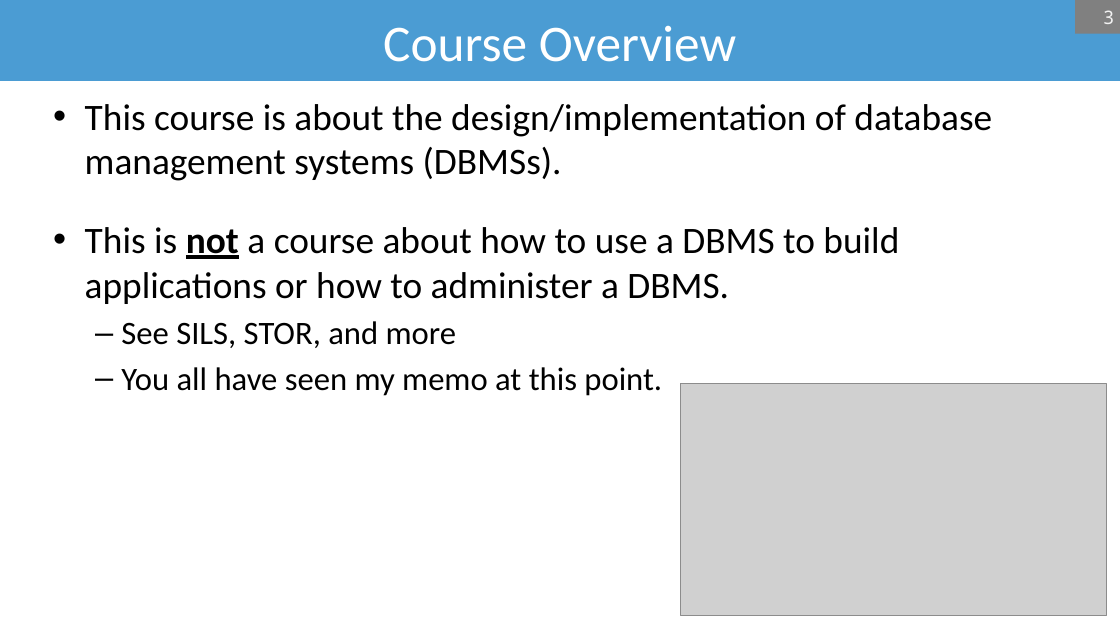
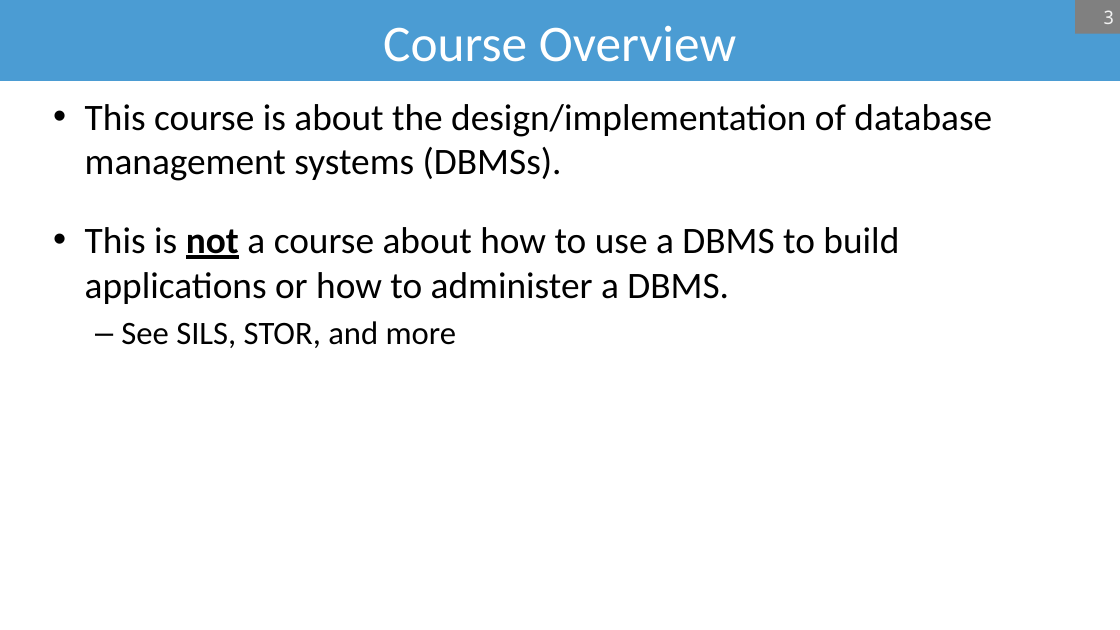
Before and after one commit to bsb20/bsb20.github.io, a slide deck: slide 3 of docs/421_f26/lectures/L0.pptx. Drawn at 1120x630 pixels with LibreOffice and Linux fonts; fonts in the diff are those of the drawing; grey boxes stand for pictures; background and template pictures are left out. Boxes give left, top, right and bottom in pixels: in the first picture for what was removed or moved away, otherwise in the second. Text is boxed around its words. In the diff, an @@ line names an element or a change of style, - is before the commit and + after.

```diff
--- a/docs/421_f26/lectures/L0.pptx
+++ b/docs/421_f26/lectures/L0.pptx
@@ text at [121, 367, 662, 396]: paragraph removed @@
-  – You all have seen my memo at this point.
@@ picture removed at [681, 383, 1106, 615] @@
```
Also in this commit, not shown: 7 other slides changed, 2 slides added, 1 other file.
